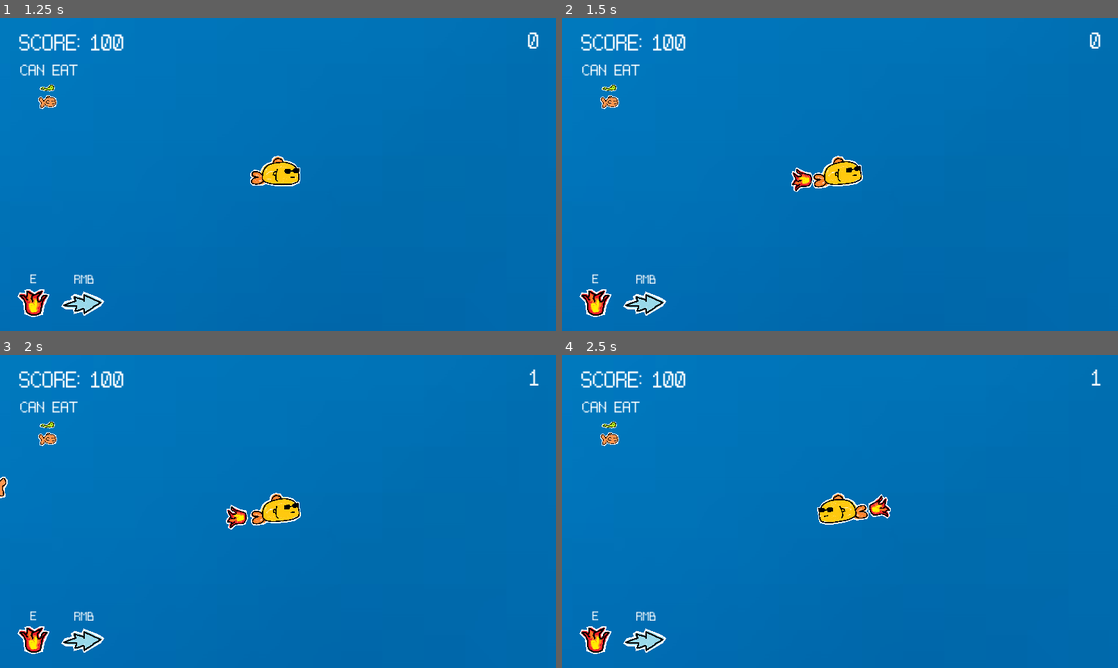
Above: before the commit, frames 1-4 (two rows, left to right).
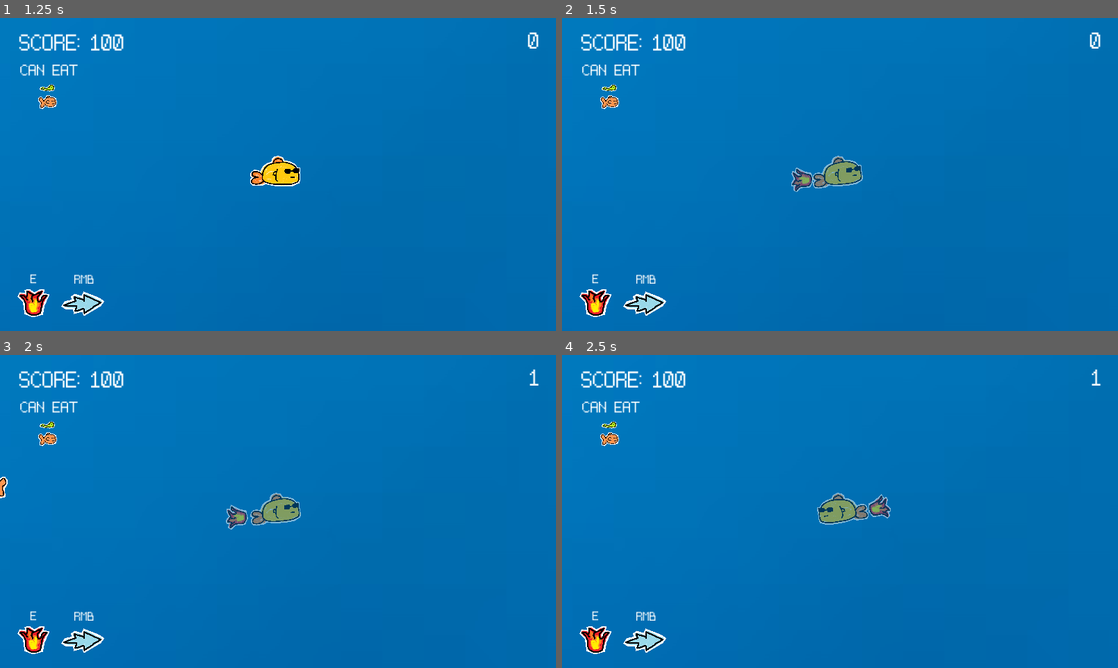
Above: after the commit, the same moments.

Repository: bryanjhdang/gmtk2024
Game: Godot game, scene res://scenes/menu.tscn
Same seed, same stepped clock (60 frames per second), same inputs: the game is played once before the commit and once after it.
Inputs (mouse positions are in pixels of both pictures, inside the frame that each line leads up to):
- Up to frame 1 (1.25 s): click "START" at 0.5 s
- Up to frame 2 (1.5 s): tap Enter at 1.25 s; move the mouse to (962, 158) at 1.27 s; hold E (frenzy) from 1.28 s (still down)
- Up to frame 3 (2 s): keep holding E (frenzy)
- Up to frame 4 (2.5 s): move the mouse to (728, 527) at 2.02 s; release E (frenzy) at 2.03 s; tap W (chomp) at 2.1 s; tap E (frenzy) at 2.3 s

Frame 1 is identical in both runs. In frame 2, 0.8% of the frame differs, in the area x 41-55%, y 44-56%; in frame 3, 0.8%, in the area x 40-55%, y 44-56%; in frame 4, 0.8%.

Commit message:
edit alpha for frenzy

Diff:
--- a/scripts/player.gd
+++ b/scripts/player.gd
@@ -149,6 +149,7 @@
 	if cast_frenzy:
 		SfxPlayer.play_frenzy()
 		frenzy_visual.show()
+		modulate.a = 0.5
 		#print("activate frenzy")
 		cast_frenzy = false
 		frenzy_enabled = true
@@ -159,6 +160,7 @@
 func _end_frenzy() -> void:
 	frenzy_enabled = false
 	hud._frenzyCooldown()
+	modulate.a = 1
 	frenzy_visual.hide()
 	set_collision_layer_value(1, true)
 	#print("frenzy ended")
